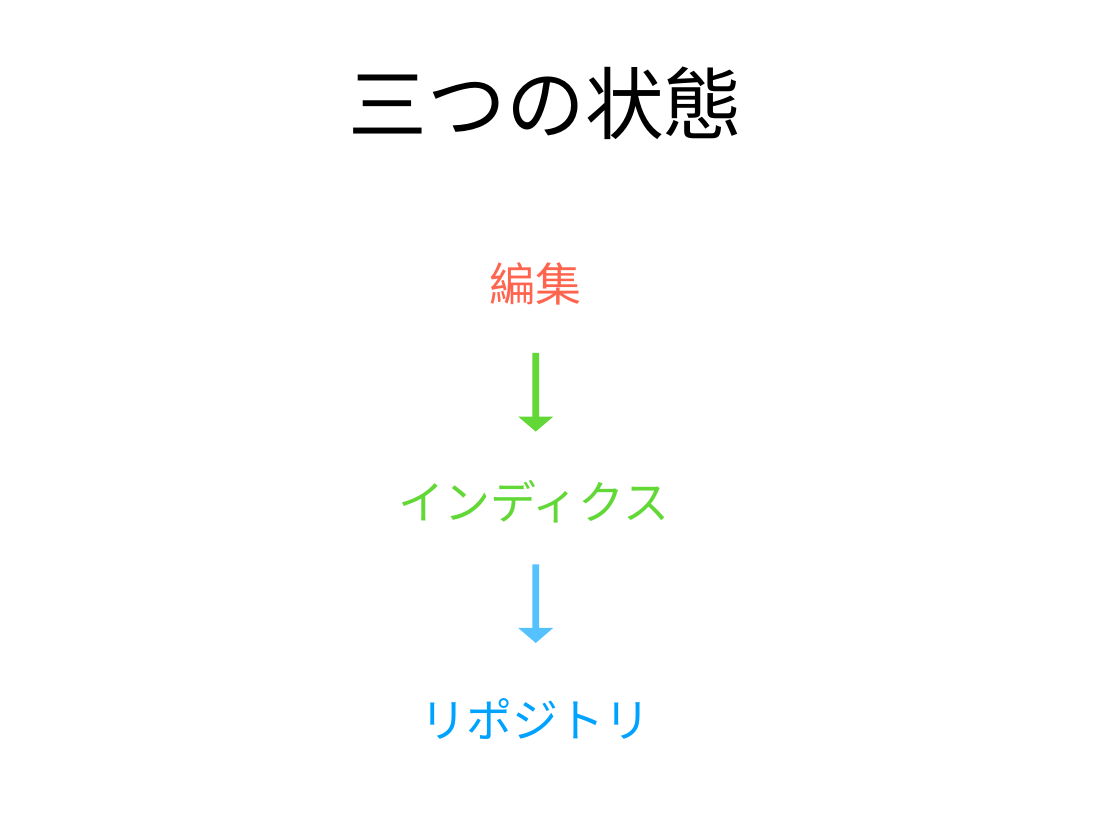
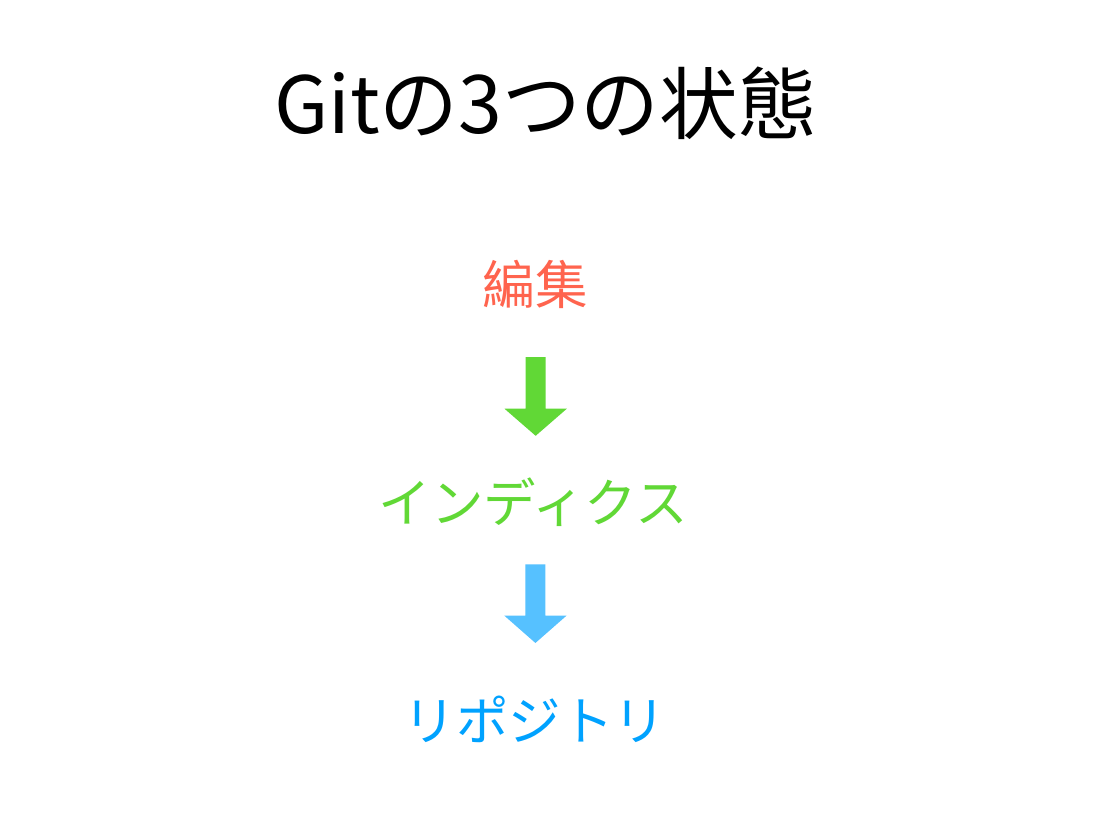
Before and after one commit to xu1718191411/NagoyaStudy, a slide deck: slide 8 of Git入門.pptx (slide 10 before the commit). Drawn at 1120x840 pixels with LibreOffice and Linux fonts; fonts in the diff are those of the drawing. Boxes give left, top, right and bottom in pixels: in the first picture for what was removed or moved away, otherwise in the second. Text is boxed around its words. In the diff, an @@ line names an element or a change of style, - is before the commit and + after.

```diff
--- a/Git入門.pptx
+++ b/Git入門.pptx
@@ text at (x1=274, y1=66, x2=817, y2=139): text changed @@
-三つの状態
+Gitの3つの状態
@@ right arrow at (x1=504, y1=357, x2=567, y2=436): proportions changed @@
@@ right arrow resized from (x1=518, y1=353, x2=553, y2=432) to (x1=504, y1=357, x2=567, y2=436) @@
@@ size 42 to 48 pt in 3 elements at (x1=483, y1=260, x2=588, y2=308), (x1=404, y1=695, x2=666, y2=743), (x1=379, y1=477, x2=689, y2=526) @@
@@ text "インディクス" moved from (x1=398, y1=480, x2=669, y2=523) to (x1=379, y1=477, x2=689, y2=526) @@
@@ right arrow resized from (x1=518, y1=564, x2=553, y2=643) to (x1=504, y1=564, x2=567, y2=643) @@
@@ right arrow at (x1=504, y1=564, x2=567, y2=643): proportions changed @@
@@ text "リポジトリ" moved from (x1=420, y1=698, x2=650, y2=739) to (x1=404, y1=695, x2=666, y2=743) @@
```
Also in this commit, not shown: 10 other slides changed, 6 slides added, 7 slides removed, 1 other file.
